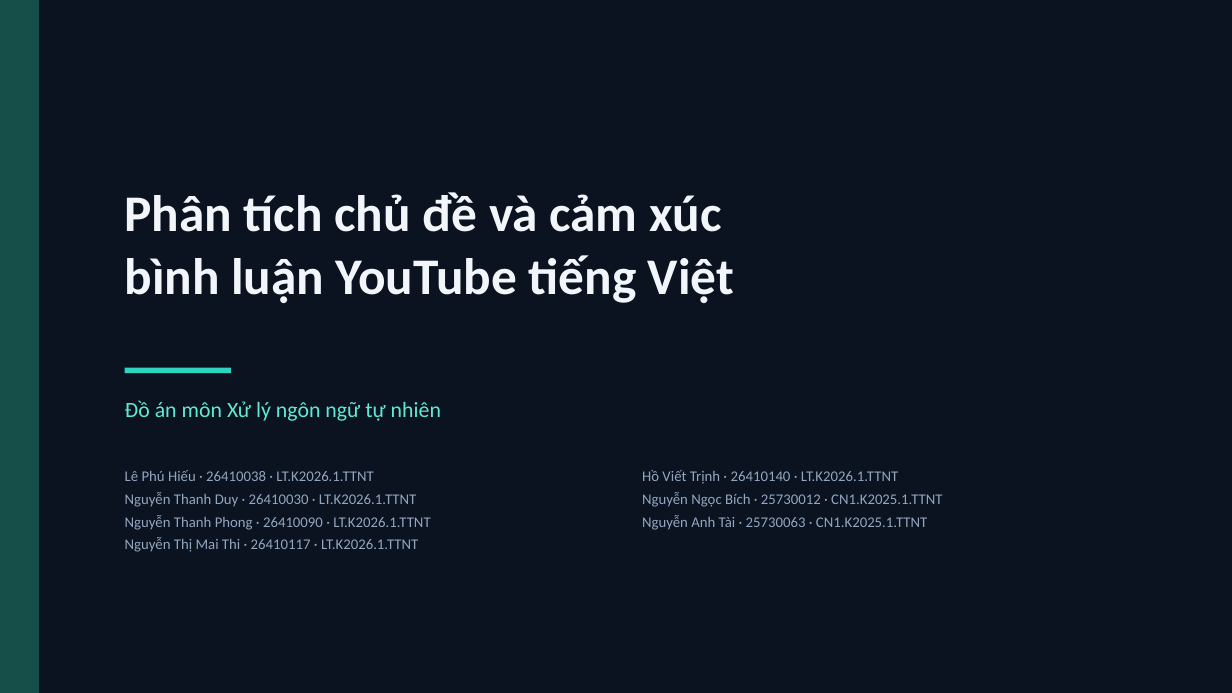
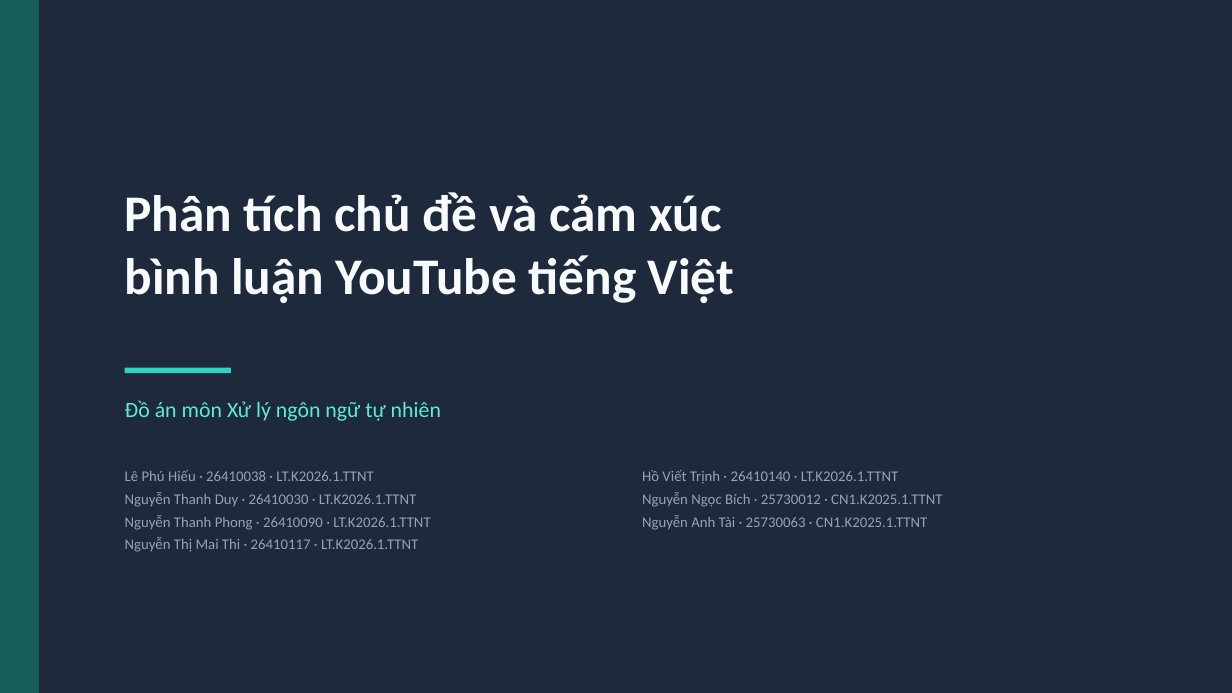
Before and after one commit to Phuhieu24/NLP_PhanTichBinhLuanYoutube, a slide deck: slide 1 of report/CS221_slide.pptx. Drawn at 1232x693 pixels with LibreOffice and Linux fonts; fonts in the diff are those of the drawing. Boxes give left, top, right and bottom in pixels: in the first picture for what was removed or moved away, otherwise in the second. Text is boxed around its words. In the diff, an @@ line names an element or a change of style, - is before the commit and + after.

Commit message:
feat(slides): ba bảng màu chọn bằng --theme, mặc định nền xám than
Bài thuyết trình trước đây khóa cứng một bảng màu nền xanh đen #0B1220,
chủ repo thấy tối quá khi trình chiếu.

- build_slides_pptx.py: THEMES gom ba bảng màu slate (#1E293B, mặc định),
  dark (#0B1220, bản cũ) và light (#FAFAF9, bản trước patch dark); cờ
  --theme và --out; THEME_IMAGES chọn bộ ảnh có nền khớp từng theme.
- build_dark_assets.py: cờ --theme dark|slate cho nền ma trận nhầm lẫn,
  cờ --skip-svg để chỉ vẽ lại ảnh mà không ghi đè hai SVG đã commit.
  Khối argparse đặt trước vòng lặp ghi SVG vì vòng lặp chạy ở cấp module.
- confusion_slate.png: ma trận nhầm lẫn nền #1E293B, thang màu chỉnh theo
  nền mới; confusion_dark.png giữ nguyên cho theme dark.
- CS221_slide.pptx dựng lại theme slate: 18 slide, đủ ghi chú người nói.

Nội dung slide không đổi, chỉ đổi màu. 146 kiểm thử vẫn qua.

```diff
--- a/report/CS221_slide.pptx
+++ b/report/CS221_slide.pptx
@@ background #0B1220 to #1E293B @@
@@ rectangle at (0,0,39,693): fill #164E4A to #155E59 @@
@@ text "Phân tích chủ đề và ..." at (125,192,734,303): text colour #F2F6FB to #F8FAFC @@
@@ text "Lê Phú Hiếu · 26410038 ..." at (125,470,430,552): text colour #93A6C0 to #94A3B8 @@
@@ text "Hồ Viết Trịnh · 26410140 ..." at (642,470,942,530): text colour #93A6C0 to #94A3B8 @@
```
Also in this commit, not shown: 17 other slides changed, 4 other files.
